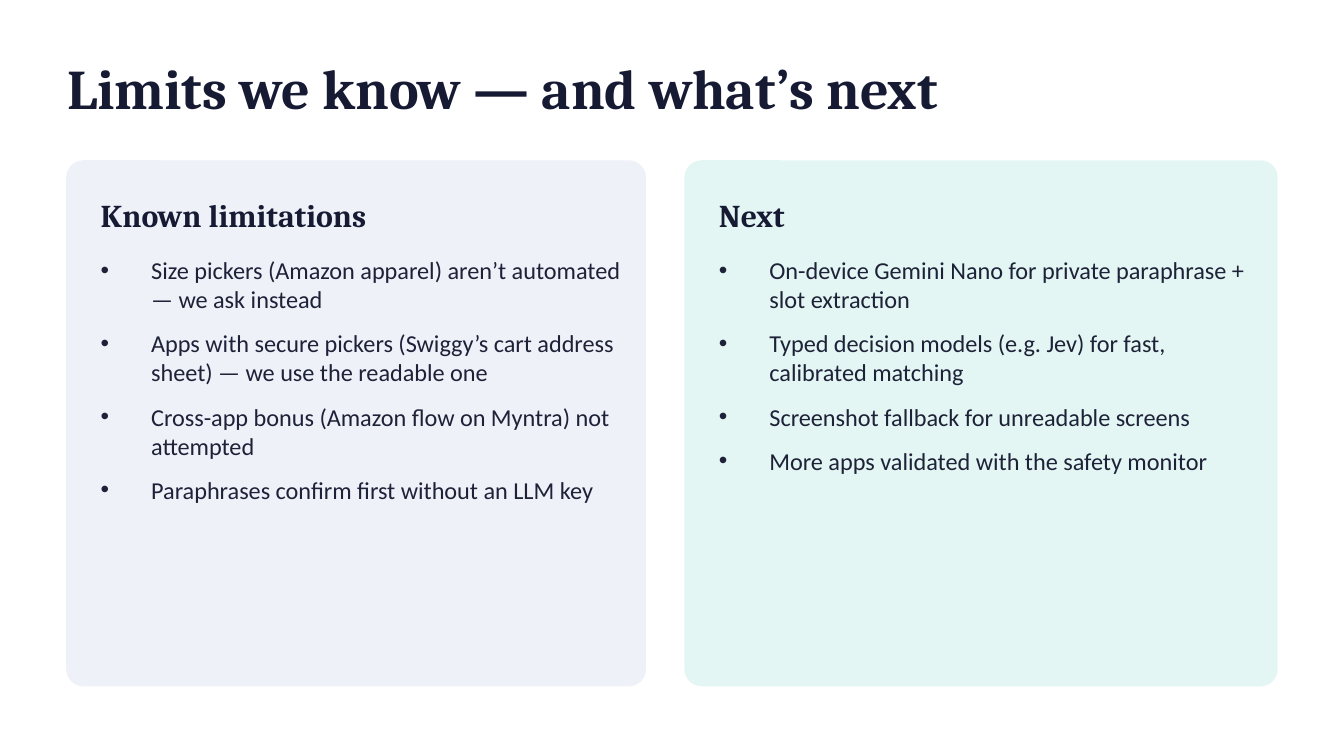
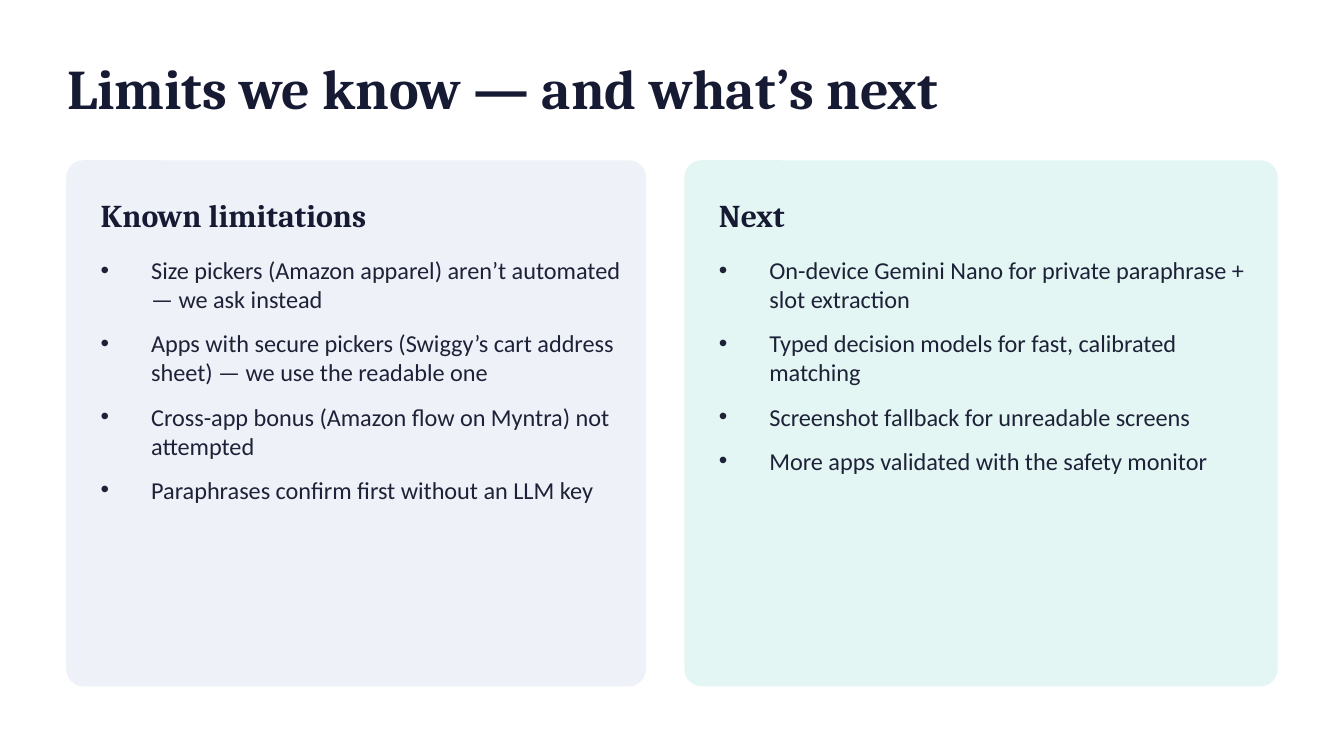
Before and after one commit to harsha31bs07-blip/echoflow-android, a slide deck: slide 11 of docs/EchoFlow_Presentation.pptx. Drawn at 1344x756 pixels with LibreOffice and Linux fonts; fonts in the diff are those of the drawing. Boxes give left, top, right and bottom in pixels: in the first picture for what was removed or moved away, otherwise in the second. Text is boxed around its words. In the diff, an @@ line names an element or a change of style, - is before the commit and + after.

```diff
--- a/docs/EchoFlow_Presentation.pptx
+++ b/docs/EchoFlow_Presentation.pptx
@@ text at box(769, 335, 1176, 385): text changed @@
-• Typed decision models (e.g. Jev) for fast, calibrated matching
+• Typed decision models for fast, calibrated matching
```
Also in this commit, not shown: 1 other slide changed.
